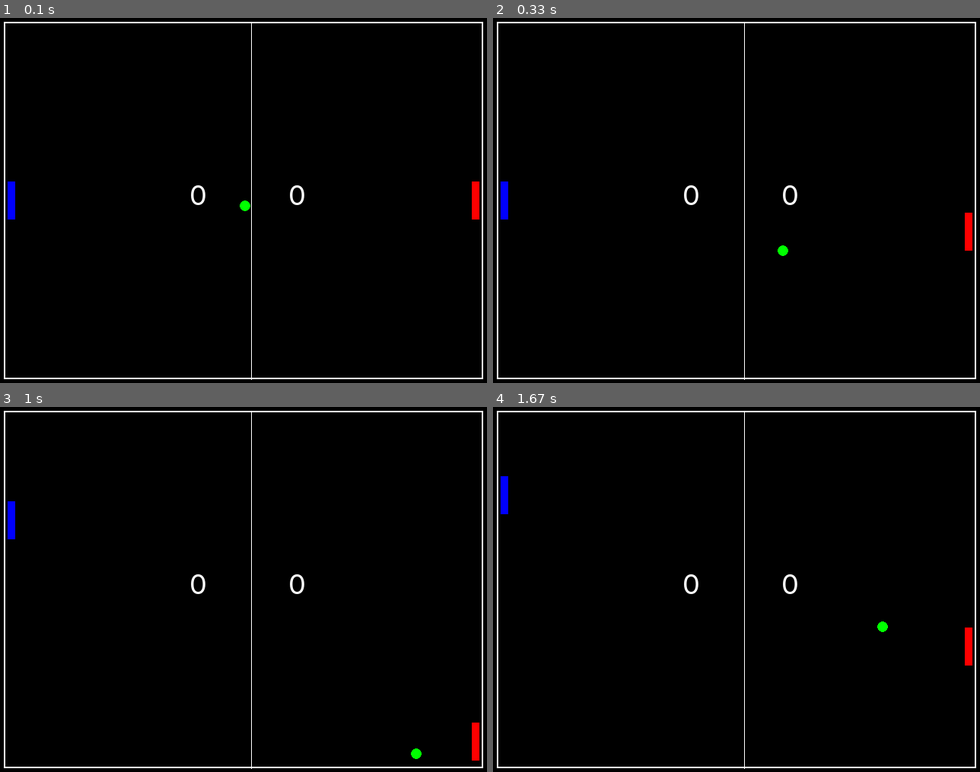
Above: before the commit, frames 1-4 (two rows, left to right).
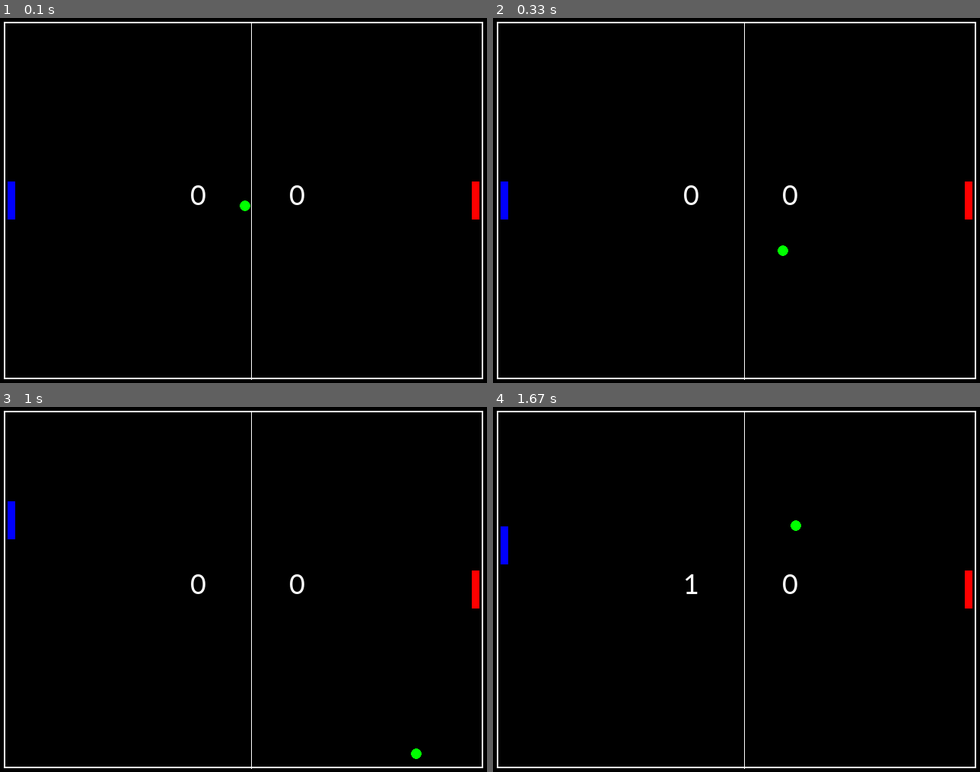
Above: after the commit, the same moments.

Repository: DavidYi/Pygame-Elective
Game: pygame game, started from GameManager.py
Same seed, same stepped clock (60 frames per second), same inputs: the game is played once before the commit and once after it.
Inputs:
- Up to frame 1 (0.1 s): no input
- Up to frame 2 (0.33 s): no input
- Up to frame 3 (1 s): hold Up 0.33-0.8 s; hold Down from 0.83 s (still down)
- Up to frame 4 (1.67 s): release Down at 1.13 s; hold Up 1.17-1.53 s; hold Down from 1.57 s (still down)

Frame 1 is identical in both runs. In frame 2, 0.3% of the frame differs, in the area x 96-99%, y 44-64%; in frame 3, 0.3%; in frame 4, 0.8%, in the area x 1-99%, y 18-71%.

Commit message:
curve pong

Diff:
--- a/GameManager.py
+++ b/GameManager.py
@@ -86,20 +86,6 @@
     circle_x += speed_x * time_sec
     circle_y += speed_y * time_sec
     ai_speed = speed_circ * time_sec
-#AI of the computer.
-    if circle_x >= 305.:
-        if not bar2_y == circle_y + 7.5:
-            if bar2_y < circle_y + 7.5:
-                bar2_y += ai_speed
-            if  bar2_y > circle_y - 42.5:
-                bar2_y -= ai_speed
-        else:
-            bar2_y == circle_y + 7.5
-
-    if bar1_y >= 420.: bar1_y = 420.
-    elif bar1_y <= 10. : bar1_y = 10.
-    if bar2_y >= 420.: bar2_y = 420.
-    elif bar2_y <= 10.: bar2_y = 10.
 #since i don't know anything about collision, ball hitting bars goes like this.
     if circle_x <= bar1_x + 10.:
         if circle_y >= bar1_y - 7.5 and circle_y <= bar1_y + 42.5:
